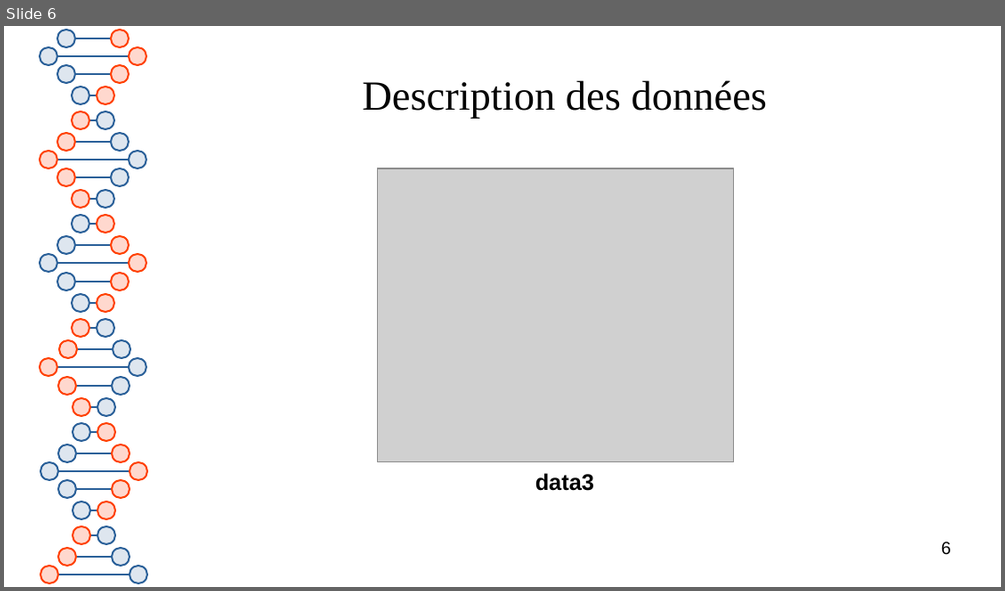
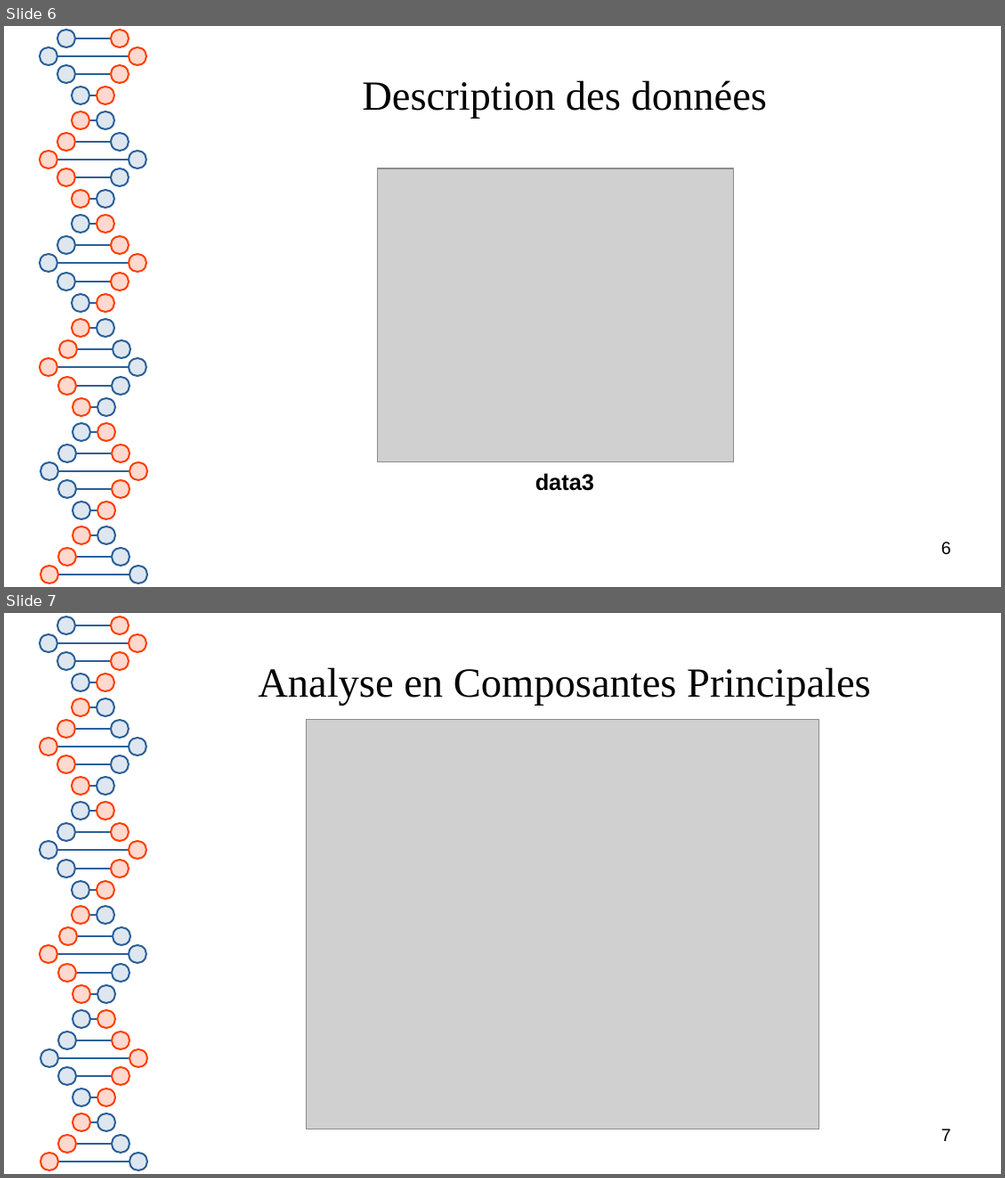
Before and after one commit to Polytech-E2I/data-processing, a slide deck: Projet1/report.odp. Shown one above the other, each under a label of ours: slide 6 before the commit, slides 6 and 7 after it. The pictures are 1005x591 and 1005x1178 pixels, drawn with LibreOffice and Linux fonts; fonts in the diff are those of the drawing; grey boxes stand for pictures. Boxes give left, top, right and bottom in pixels: in the first picture for what was removed or moved away, otherwise in the second. Text is boxed around its words. In the diff, an @@ line names an element or a change of style, - is before the commit and + after.

```diff
--- a/Projet1/report.odp
+++ b/Projet1/report.odp
@@ slide 7 added at bbox=[4, 613, 1001, 1174], background #FFFFFF; not listed: 81 template elements that a slide beside it also shows @@
@@ title added at bbox=[258, 667, 871, 706], 33 pt, text #050505 @@
+Analyse en Composantes Principales
@@ picture added at bbox=[307, 720, 820, 1129] @@
@@ page number added at bbox=[941, 1128, 951, 1141], 14 pt, text #000000 @@
+7
```
Also in this commit, not shown: 1 other slide added, 1 other file.
